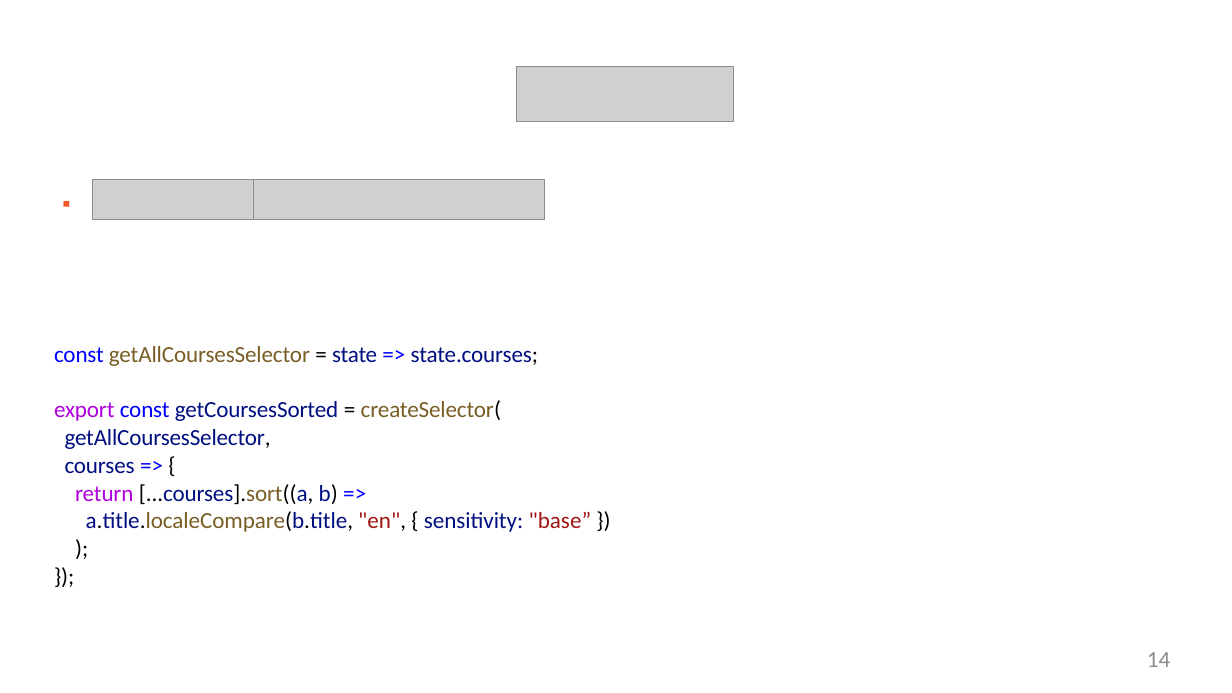
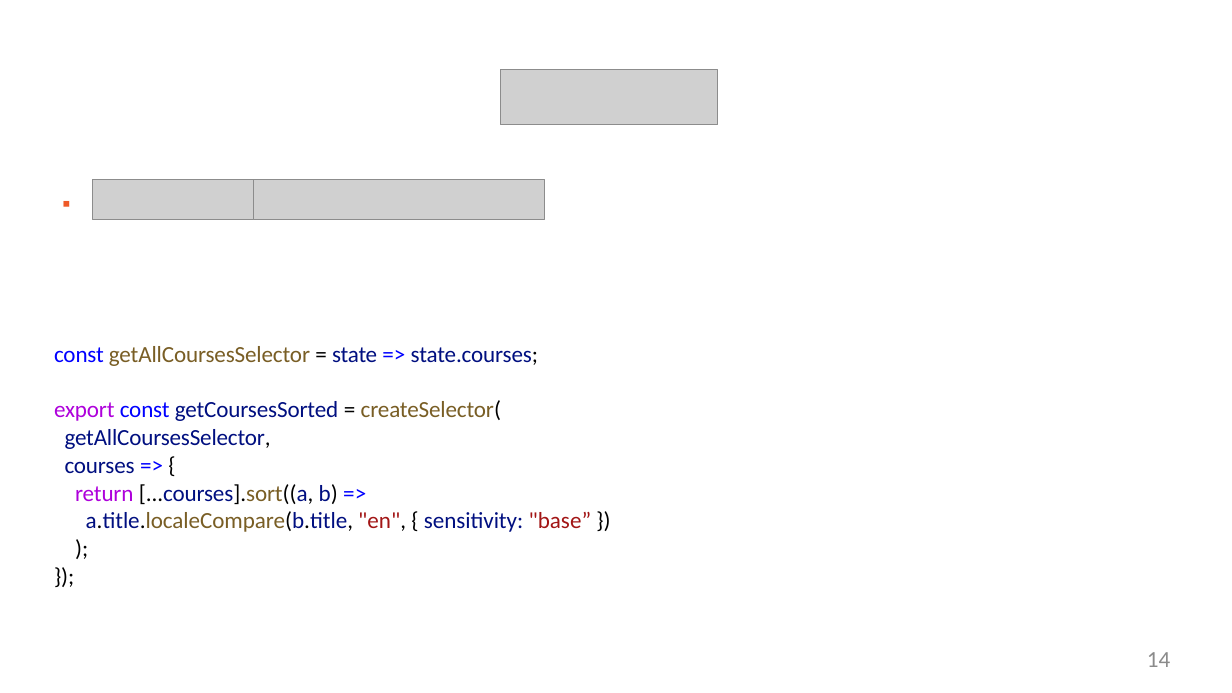
Before and after one commit to StevenJoseph19/UI, a slide deck: slide 14 of Day 19/Slides/8. Connecting React to Redux/connecting-react-to-redux-slides.pptx. Drawn at 1232x693 pixels with LibreOffice and Linux fonts; fonts in the diff are those of the drawing; grey boxes stand for pictures. Boxes give left, top, right and bottom in pixels: in the first picture for what was removed or moved away, otherwise in the second. Text is boxed around its words. In the diff, an @@ line names an element or a change of style, - is before the commit and + after.

```diff
--- a/Day 19/Slides/8. Connecting React to Redux/connecting-react-to-redux-slides.pptx
+++ b/Day 19/Slides/8. Connecting React to Redux/connecting-react-to-redux-slides.pptx
@@ picture: place and size @@
-picture at (517, 67, 734, 122)
+picture at (501, 69, 718, 125)
```
Also in this commit, not shown: 19 other files.
